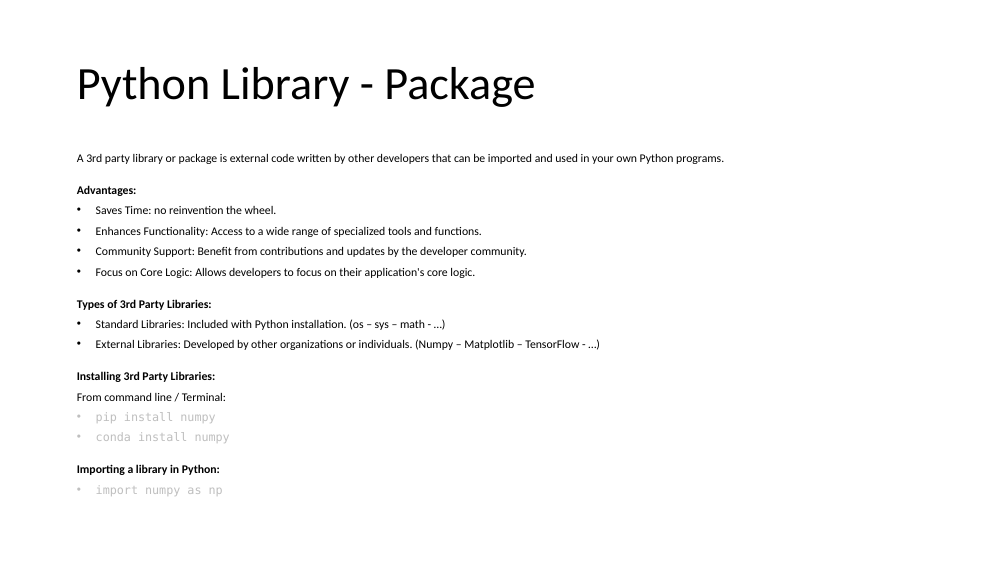
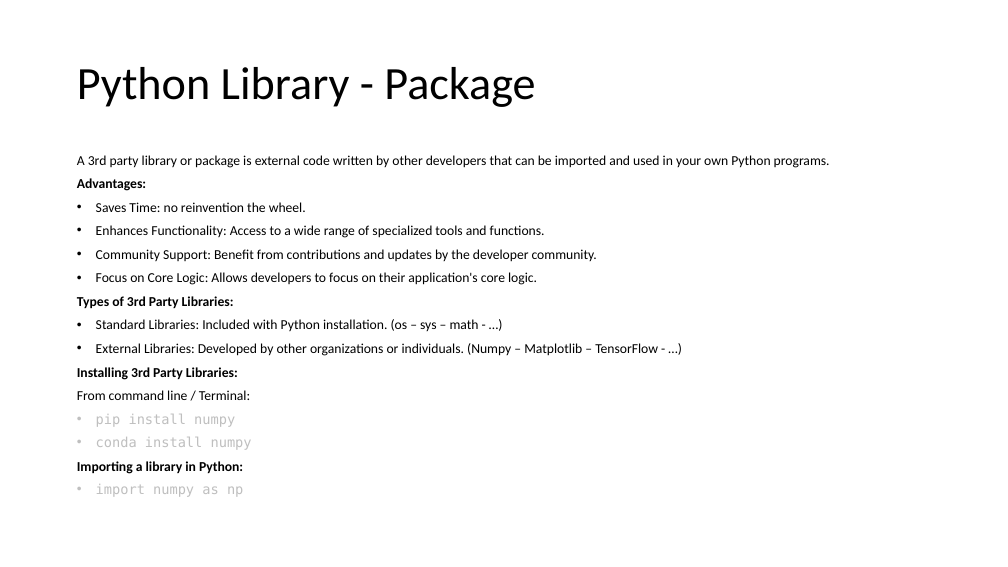
Before and after one commit to jjahanip/BIOF063, a slide deck: slide 19 of day_1/day_1.pptx (slide 16 before the commit). Drawn at 1008x567 pixels with LibreOffice and Linux fonts; fonts in the diff are those of the drawing. Boxes give left, top, right and bottom in pixels: in the first picture for what was removed or moved away, otherwise in the second. Text is boxed around its words. In the diff, an @@ line names an element or a change of style, - is before the commit and + after.

```diff
--- a/day_1/day_1.pptx
+++ b/day_1/day_1.pptx
@@ text "A 3rd party library or ..." at (77, 155, 830, 497): size 11.2 to 12.9 pt; line spacing 0.7 to 0.8 @@
```
Also in this commit, not shown: 5 other slides changed, 4 slides added, 2 slides removed, 3 other files.
